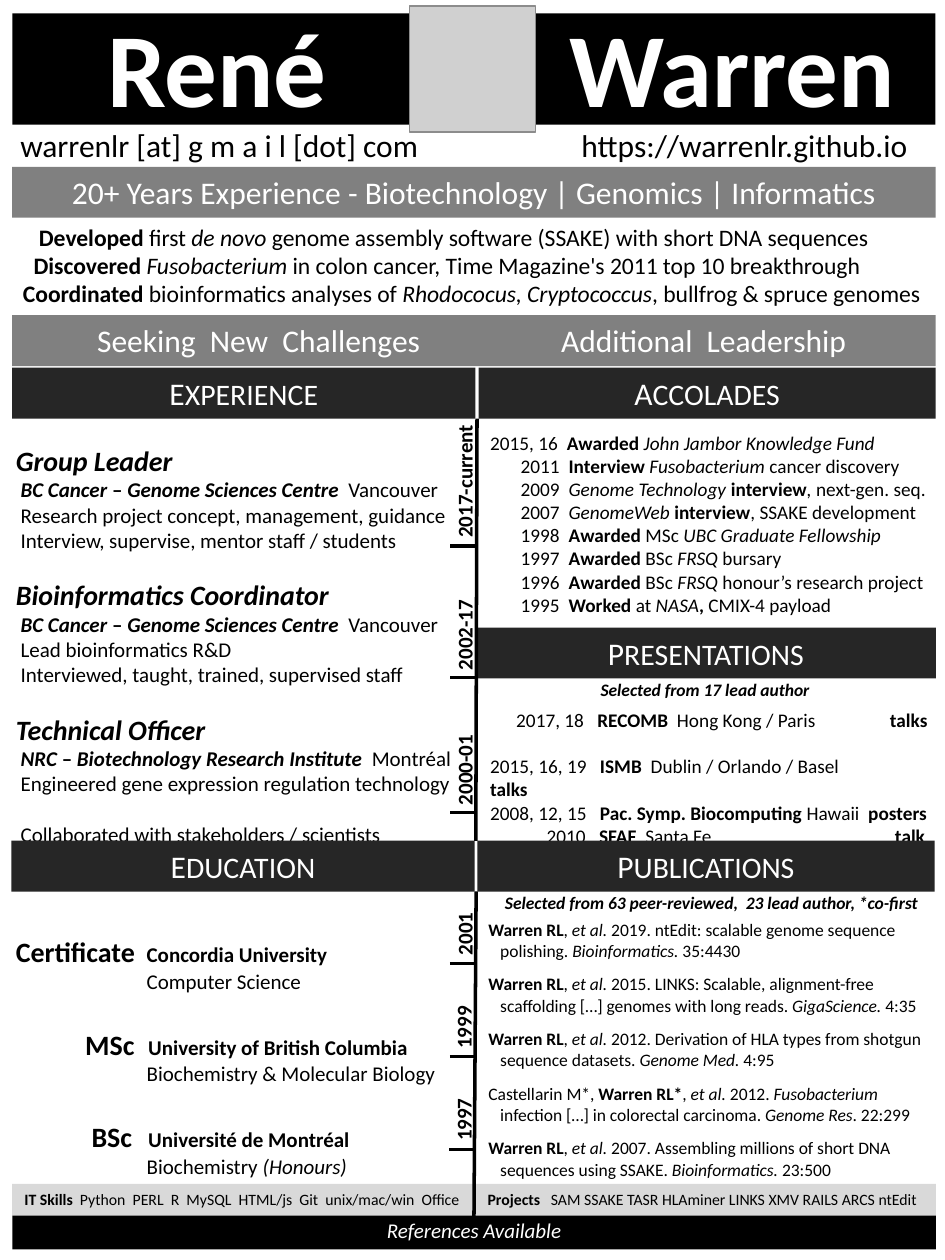
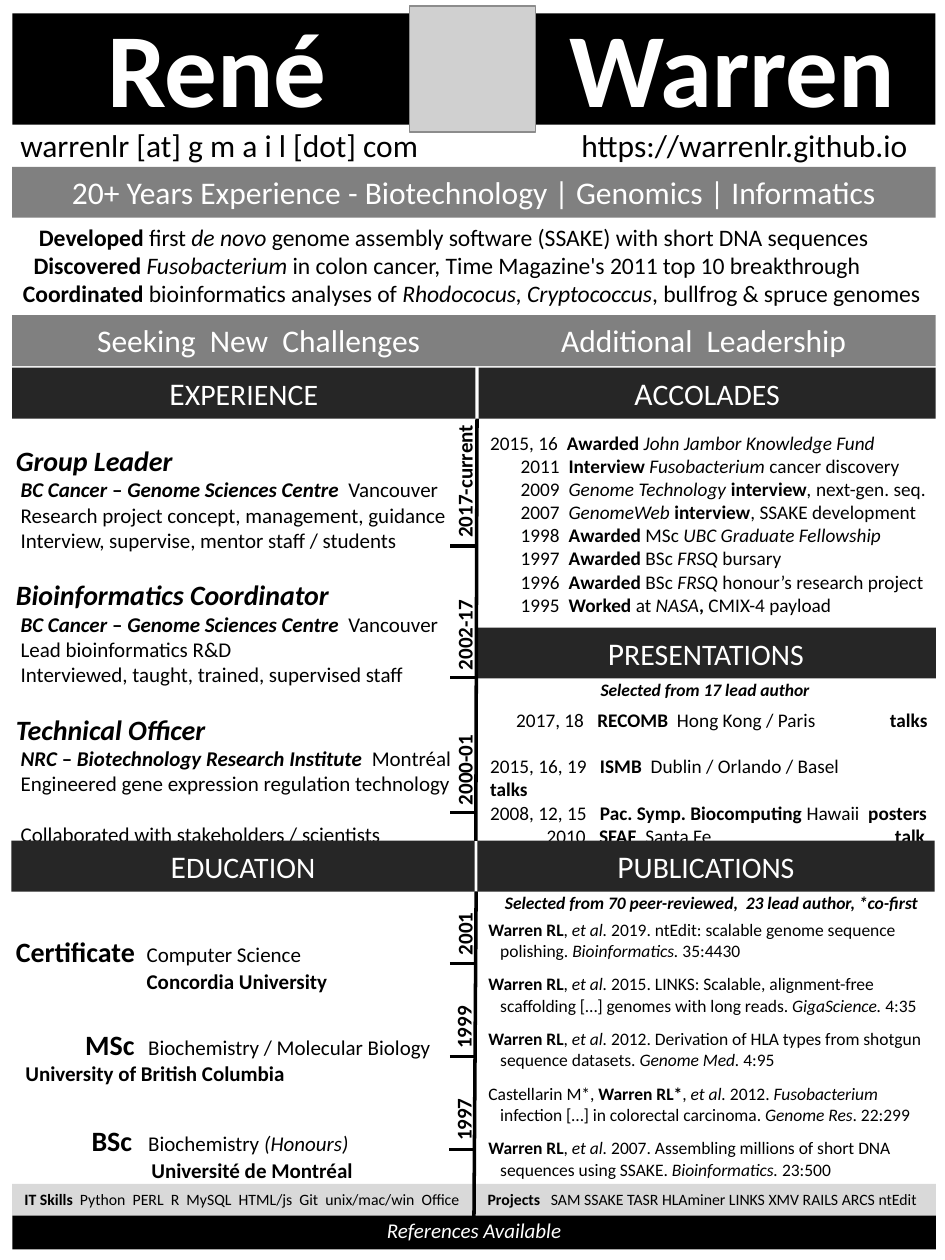
Before and after one commit to warrenlr/warrenlr.github.io, a slide deck: slide 1 of cv/CV_RWARREN_PPTanonym.pptx. Drawn at 945x1260 pixels with LibreOffice and Linux fonts; fonts in the diff are those of the drawing; grey boxes stand for pictures. Boxes give left, top, right and bottom in pixels: in the first picture for what was removed or moved away, otherwise in the second. Text is boxed around its words. In the diff, an @@ line names an element or a change of style, - is before the commit and + after.

```diff
--- a/cv/CV_RWARREN_PPTanonym.pptx
+++ b/cv/CV_RWARREN_PPTanonym.pptx
@@ text at (505, 896, 918, 912): text changed @@
-Selected from 63 peer-reviewed, 23 lead author, *co-first
+Selected from 70 peer-reviewed, 23 lead author, *co-first
@@ text at (16, 942, 430, 1178): text changed @@
-Certificate Concordia University
-Computer Science
-MSc University of British Columbia
-Biochemistry & Molecular Biology
-BSc Université de Montréal
-Biochemistry (Honours)
+Certificate Computer Science
+Concordia University
+MSc Biochemistry / Molecular Biology University of British Columbia
+BSc Biochemistry (Honours)
+Université de Montréal
```
Also in this commit, not shown: 2 other files.
